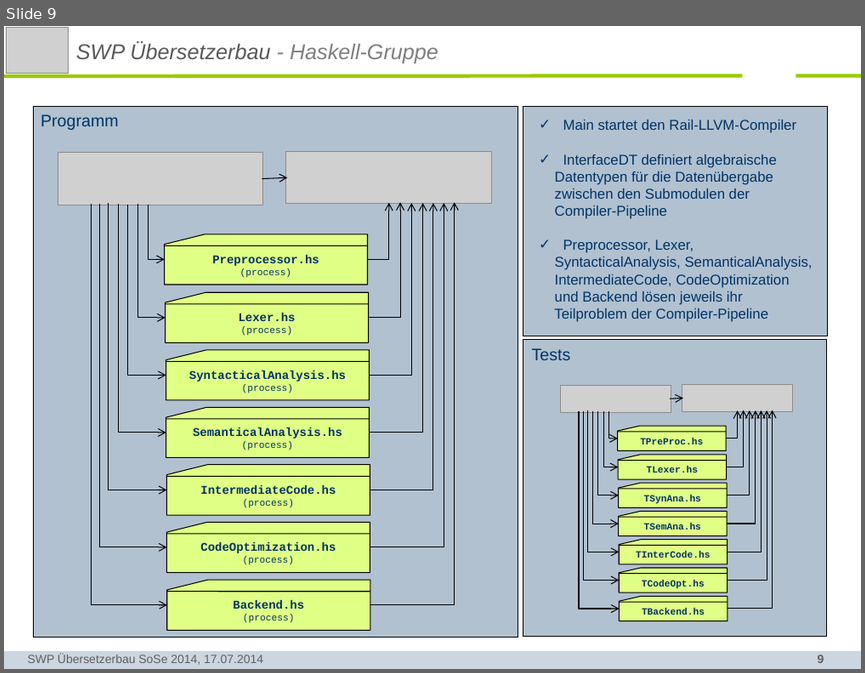
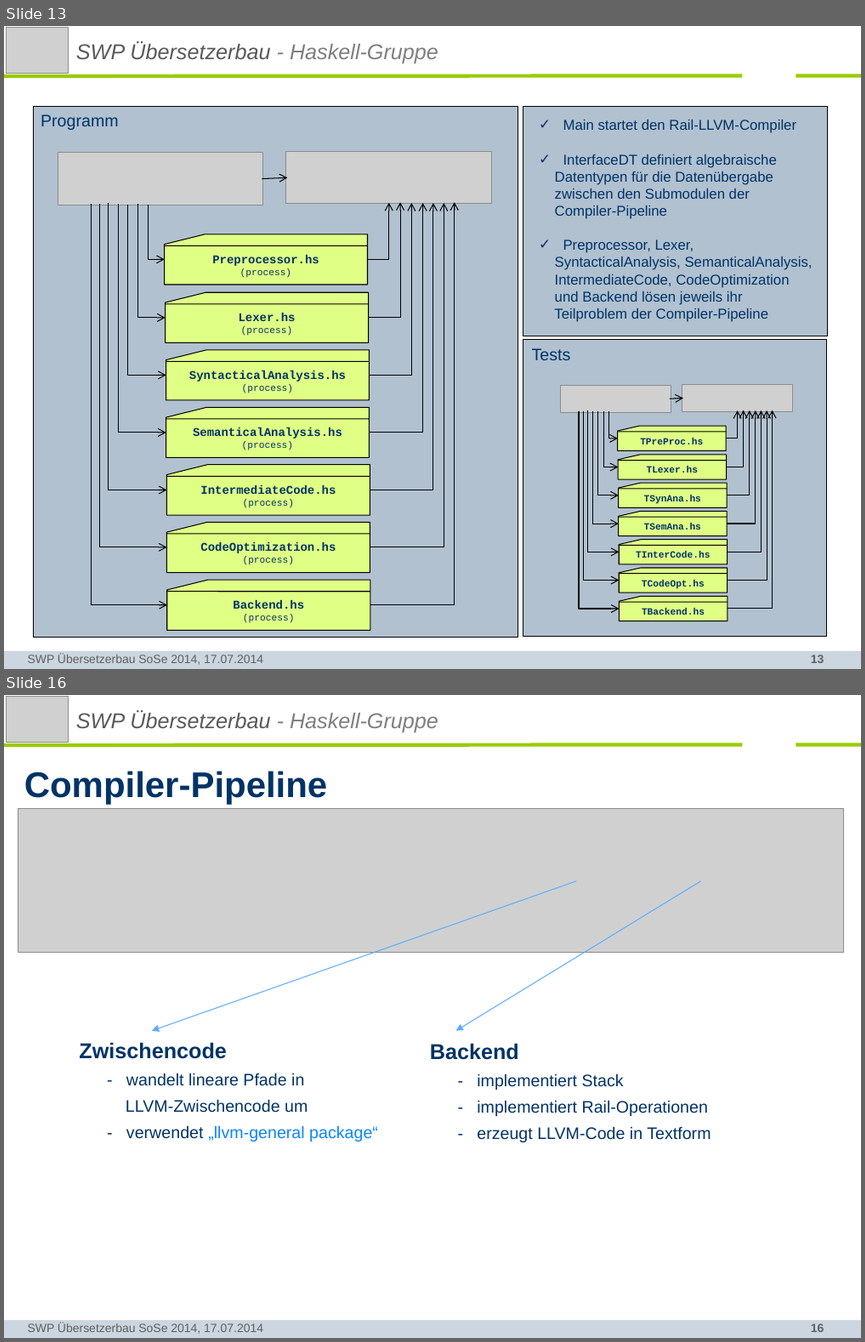
Before and after one commit to SWP-Ubau-SoSe2014-Haskell/SWPSoSe14, a slide deck: documentation/SWPSoSe14MS3.ppt. Shown one above the other, each under a label of ours: slide 9 before the commit, slides 13 and 16 after it; the slides between them are not shown. The pictures are 865x673 and 865x1342 pixels, drawn with LibreOffice and Linux fonts; fonts in the diff are those of the drawing; grey boxes stand for pictures; background and template pictures are left out. Boxes give left, top, right and bottom in pixels: in the first picture for what was removed or moved away, otherwise in the second. Text is boxed around its words. In the diff, an @@ line names an element or a change of style, - is before the commit and + after.

```diff
--- a/documentation/SWPSoSe14MS3.ppt
+++ b/documentation/SWPSoSe14MS3.ppt
@@ slide 16 added at (4, 695, 861, 1338), background #FFFFFF; not listed: 4 template elements that a slide beside it also shows @@
@@ picture added at (7, 697, 69, 742) @@
@@ text added at (76, 711, 438, 732), 18 pt, text #595959, italic @@
+SWP Übersetzerbau - Haskell-Gruppe
@@ title added at (24, 771, 328, 805), 30 pt, text #003366, bold @@
+Compiler-Pipeline
@@ picture added at (18, 809, 844, 952) @@
@@ arrow added from (576, 881) to (151, 1031), #5CADFF 0.74 pt @@
@@ arrow added from (701, 881) to (455, 1031), #5CADFF 0.74 pt @@
@@ text added at (79, 1042, 378, 1141), 14 pt, text #003366 @@
+Zwischencode
+- wandelt lineare Pfade in
+LLVM-Zwischencode um
+- verwendet „llvm-general package“
@@ text added at (430, 1043, 710, 1142), 14 pt, text #003366 @@
+Backend
+- implementiert Stack
+- implementiert Rail-Operationen
+- erzeugt LLVM-Code in Textform
@@ text added at (28, 1322, 263, 1333), 10 pt, text #5F5F5F @@
+SWP Übersetzerbau SoSe 2014, 17.07.2014
@@ what was slide 9 is now slide 13 @@
@@ page number at (811, 654, 824, 663): text changed @@
-9
+13
```
Also in this commit, not shown: 6 slides changed, 15 other slides added, 3 slides removed.
